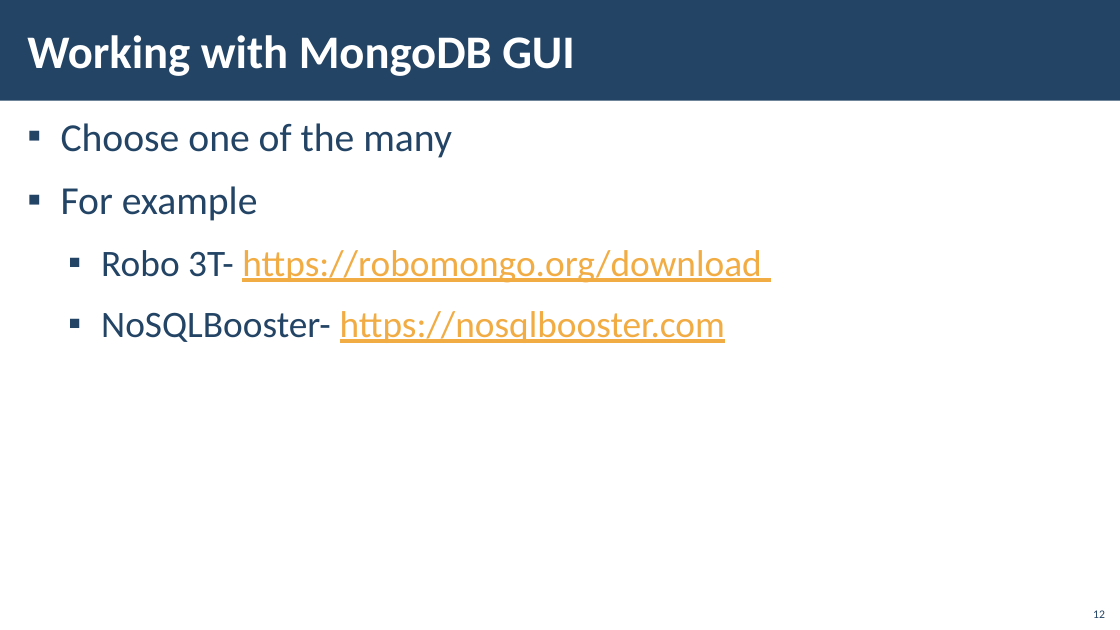
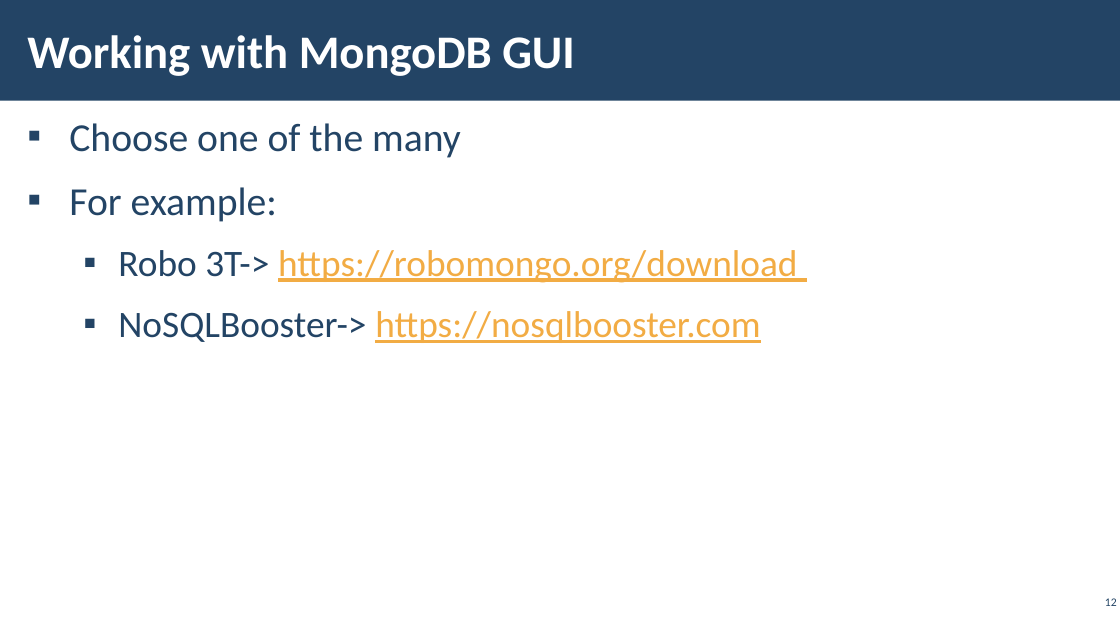
Before and after one commit to IvanVarbanov/SoftUni, a slide deck: slide 12 of JavaScript/05.JavaScript-Back-End/07.NoSQL-and-MongoDB/04. NoSQL-and-MongoDB.pptx. Drawn at 1120x630 pixels with LibreOffice and Linux fonts; fonts in the diff are those of the drawing; background and template pictures are left out. Boxes give left, top, right and bottom in pixels: in the first picture for what was removed or moved away, otherwise in the second. Text is boxed around its words. In the diff, an @@ line names an element or a change of style, - is before the commit and + after.

```diff
--- a/JavaScript/05.JavaScript-Back-End/07.NoSQL-and-MongoDB/04. NoSQL-and-MongoDB.pptx
+++ b/JavaScript/05.JavaScript-Back-End/07.NoSQL-and-MongoDB/04. NoSQL-and-MongoDB.pptx
@@ text at (69, 123, 461, 158): indent changed; more space between paragraphs @@
@@ text at (69, 187, 797, 343): text changed @@
-▪ For example
-  ▪ Robo 3T- https://robomongo.org/download
-  ▪ NoSQLBooster- https://nosqlbooster.com
+▪ For example:
+  ▪ Robo 3T-> https://robomongo.org/download
+  ▪ NoSQLBooster-> https://nosqlbooster.com
@@ page number: place and size @@
-page number at (1093, 610, 1105, 618)
+page number at (1105, 598, 1117, 606)
@@ page number at (1105, 598, 1117, 606): vertical alignment bottom to middle @@
```
Also in this commit, not shown: 40 other slides changed, 5 slides added, 3 slides removed, 26 other files.
